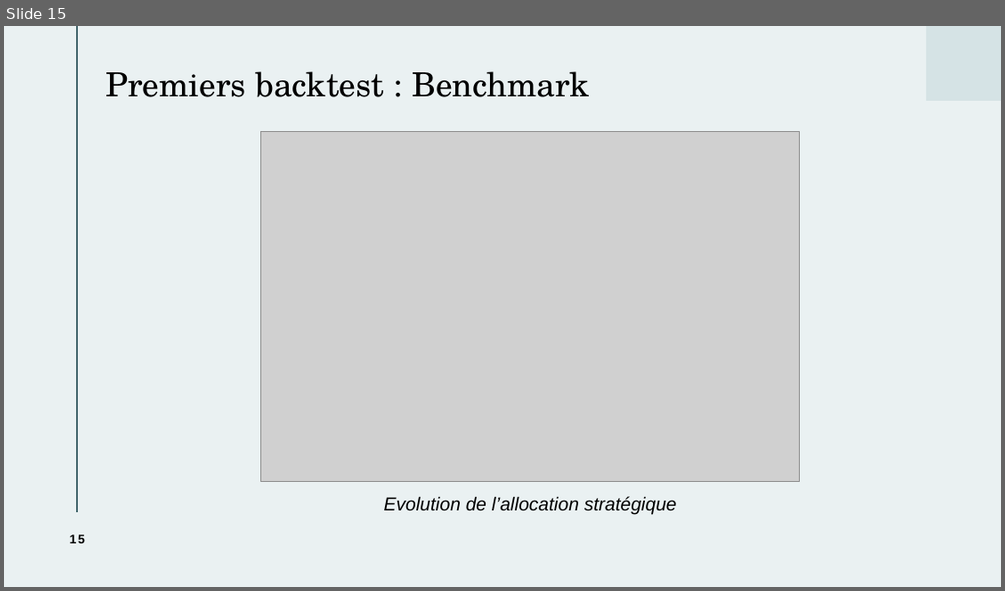
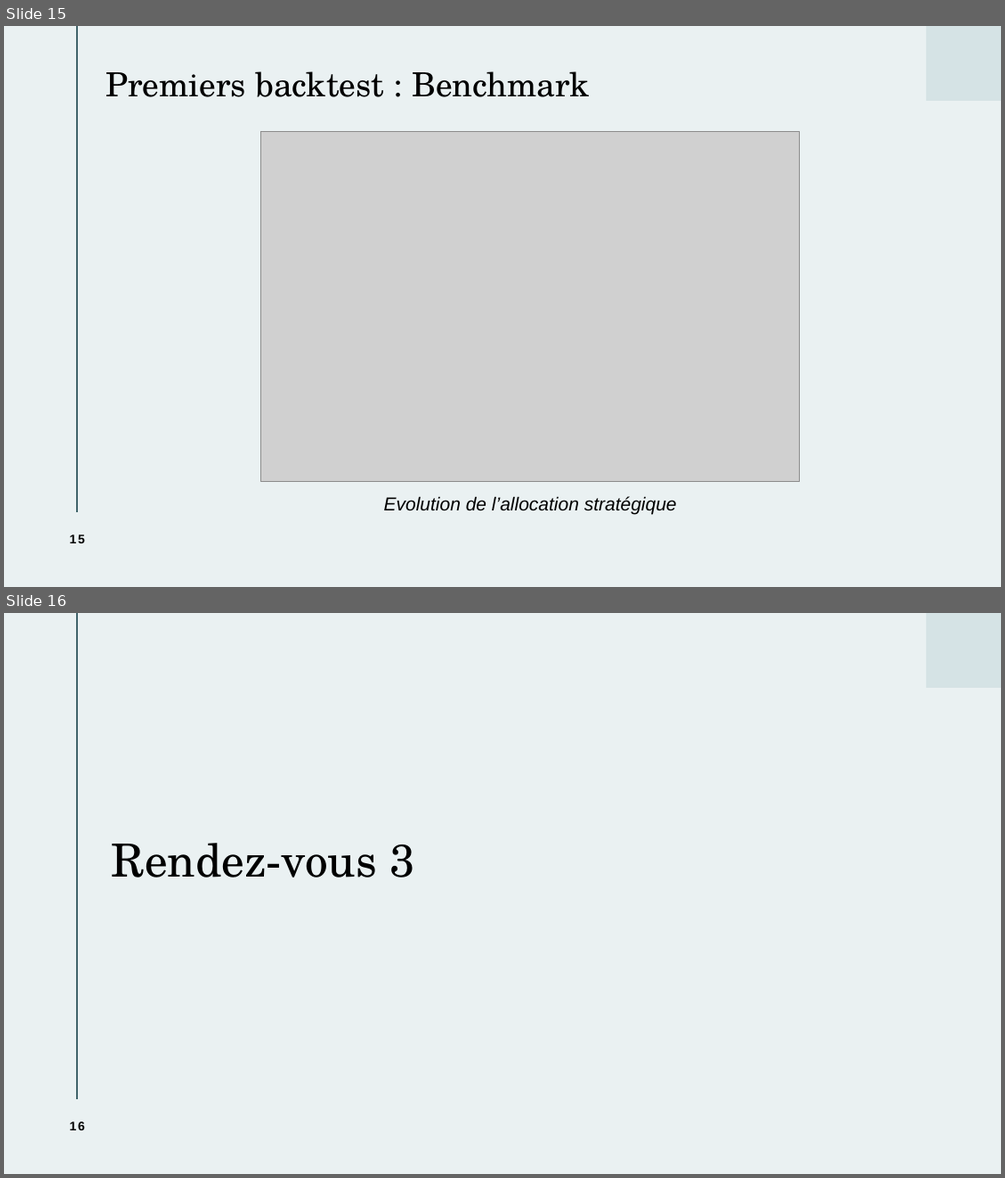
Before and after one commit to baptistedfr/Cross-Assets-Solutions, a slide deck: Solution d'investissement présentation.pptx. Shown one above the other, each under a label of ours: slide 15 before the commit, slides 15 and 16 after it. The pictures are 1005x591 and 1005x1178 pixels, drawn with LibreOffice and Linux fonts; fonts in the diff are those of the drawing; grey boxes stand for pictures. Boxes give left, top, right and bottom in pixels: in the first picture for what was removed or moved away, otherwise in the second. Text is boxed around its words. In the diff, an @@ line names an element or a change of style, - is before the commit and + after.

```diff
--- a/Solution d'investissement présentation.pptx
+++ b/Solution d'investissement présentation.pptx
@@ slide 16 added at (4, 613, 1001, 1174), background #EAF1F2; not listed: 2 template elements that a slide beside it also shows @@
@@ title added at (111, 843, 415, 877), 44 pt, text #000000 @@
+Rendez-vous 3
@@ page number added at (70, 1121, 85, 1130), 12 pt, text #000000, bold @@
+16
```
Also in this commit, not shown: 4 other slides added.
